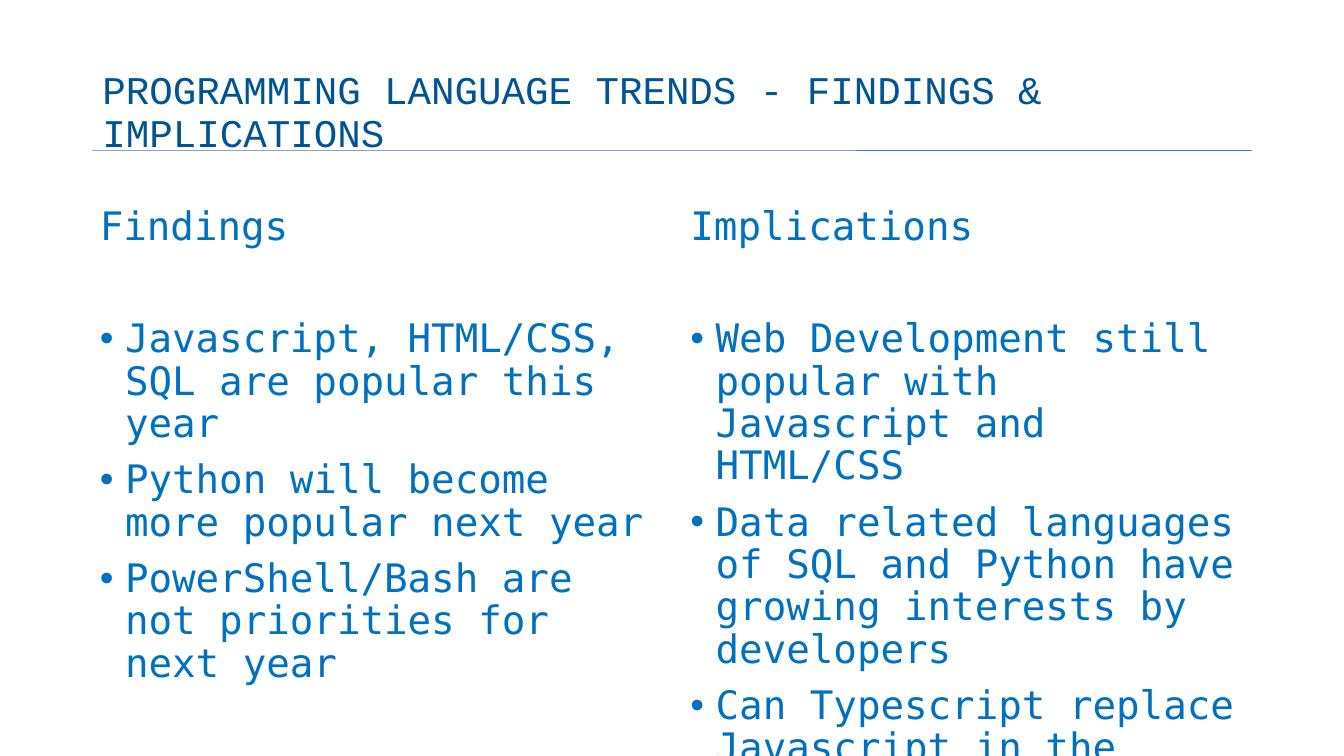
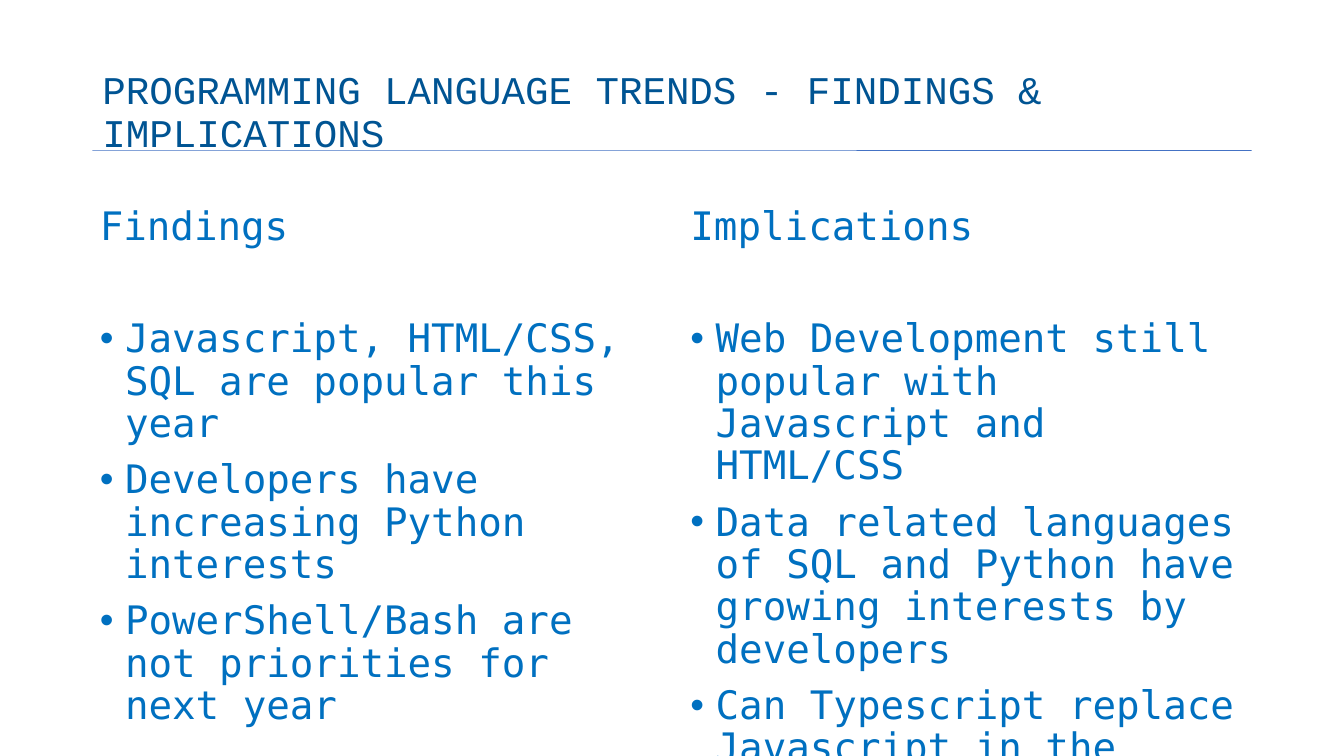
Before and after one commit to leandro998/IBM-Data-Analyst-Certification, a slide deck: slide 8 of capstone-story.pptx. Drawn at 1344x756 pixels with LibreOffice and Linux fonts; fonts in the diff are those of the drawing; background and template pictures are left out. Boxes give left, top, right and bottom in pixels: in the first picture for what was removed or moved away, otherwise in the second. Text is boxed around its words. In the diff, an @@ line names an element or a change of style, - is before the commit and + after.

```diff
--- a/capstone-story.pptx
+++ b/capstone-story.pptx
@@ text at [125,463,525,579]: text changed @@
-• Python will become more popular next year
+• Developers have increasing Python interests
```
Also in this commit, not shown: 5 other slides changed, 3 other files.
